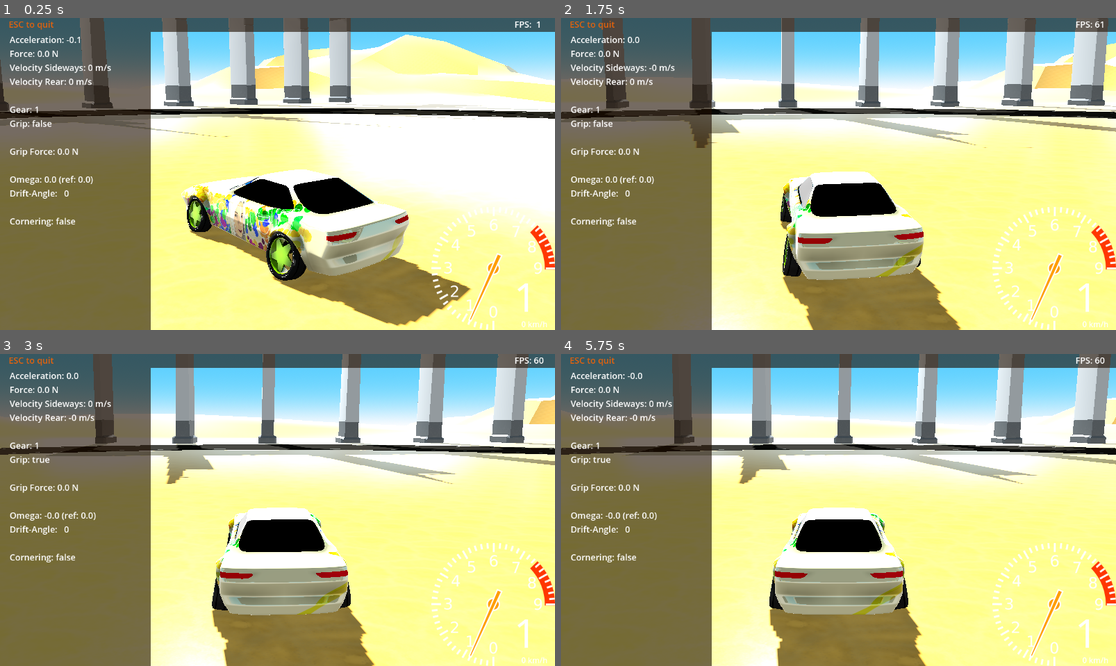
Above: before the commit, frames 1-4 (two rows, left to right).
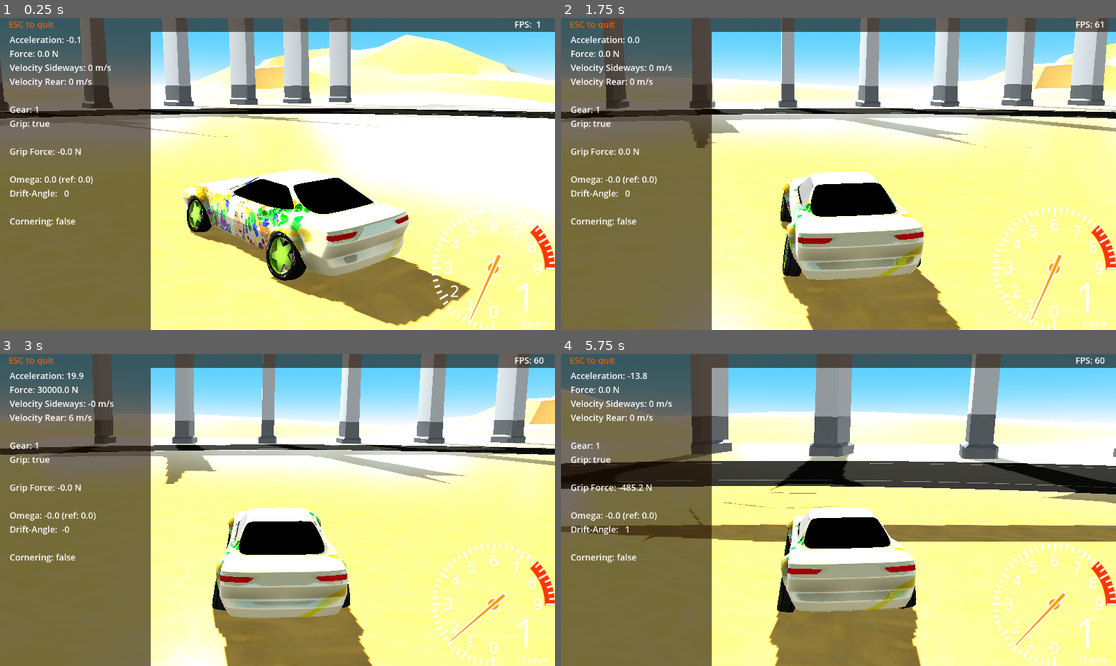
Above: after the commit, the same moments.

Repository: tomaga-dev/DriftCarG4
Game: Godot game, scene res://Scenes/Start.tscn
Same seed, same stepped clock (60 frames per second), same inputs: the game is played once before the commit and once after it.
Inputs:
- Up to frame 1 (0.25 s): no input
- Up to frame 2 (1.75 s): hold Right (controller_right) 0.53-1.28 s; hold Down (controller_brake) from 1.28 s (still down)
- Up to frame 3 (3 s): release Down (controller_brake) at 2.03 s; hold Right (controller_right) 2.03-2.78 s; hold Up (controller_accelerate) from 2.78 s (still down)
- Up to frame 4 (5.75 s): release Up (controller_accelerate) at 3.53 s; hold Left (controller_left) 3.53-5.03 s; hold Down (controller_brake) from 5.03 s (still down)

The runs differ from the first frame. In frame 1, 0.3% of the frame differs, in the area x 5-66%, y 32-86%; in frame 2, 0.2%; in frame 3, 4.7%; in frame 4, 37%, in the area x 0-100%, y 0-100%.
Error before the commit: Attempt to call function 'reset' in base 'null instance' on a null instance. (res://Scenes/VehicleController/VehicleController.gd:83)

Commit message:
Code has been simplified and improved
Returning from drift mode to regular steering is now quicker. The drift
controller is not necessary anymore. One can now apply a boost when
drifting.

Diff:
--- a/Drift Car/Scenes/VehicleController/VehicleController.gd
+++ b/Drift Car/Scenes/VehicleController/VehicleController.gd
@@ -2,9 +2,10 @@
 
 class_name VehicleController
 
-signal query_driver(car_of_driver: VehicleController, rev_normalized: float)
+signal query_driver(vehicle: VehicleController, rev_normalized: float)
 
 @export var max_force: float = 20000
+@export var boost_factor: float = 1.5
 @export var rev_min: float = 1
 @export var rev_multiplier: float = 5 # Higher values result in higher revs.
 @export var rev_normalized_max: float = 1
@@ -12,7 +13,7 @@
 @export var vmax_wheel_spin: float = 6
 @export var force_curve: Curve
 @export var omega_curve: Curve
-@export var omega_max: float = 0.5
+@export var omega_max: float = 0.3
 @export var omega_max_drift: float = 0.9
 @export var spring_distance_max_in: float = 0.07
 @export var spring_distance_max_out: float = 0.14
@@ -20,9 +21,9 @@
 @export var spring_constant: float = 42214
 @export var spring_damping: float = 7904
 
+@onready var tail_lights_controller: Node = get_node("TailLightsController")
 @onready var steering_controller: Node = get_node("SteeringController")
 @onready var drift_controller = get_node("DriftController")
-@onready var grip_controller = get_node("GripController")
 @onready var omega_controller: Node = get_node("OmegaController")
 @onready var anti_roll_controller: Node = get_node("AntiRollController")
 @onready var gearbox: Node = get_node("GearBox")
@@ -36,7 +37,6 @@
 
 var vehicle_state = VehicleState.new()
 var wheel_state = WheelState.new()
-var max_grip_angle_degree: float = 1
 var brake_value: float = 20000
 var on_ground: bool = false
 var has_grip: bool = false
@@ -46,12 +46,16 @@
 var omega_reference: float
 var wheelbase: float
 var turn_radius: float
+var front_rolling_measurement: float
+var anti_roll_force: float
 var velocity_measurement: float
 var acceleration_measurement: float
 var acceleration_force: float
 var is_cornering: bool
 var rev_normalized: float
 var rev: float
+var apply_boost: bool
+var current_force: float
 
 
 func _ready():
@@ -71,31 +75,33 @@
 	var torque_vector: Vector3
 	var vehicle_velocity_magnitude: float = linear_velocity.length()
 	var vehicle_rotation = Quaternion(transform.basis)
+	vehicle_state.update(vehicle_rotation, linear_velocity)
+	var steering: float = vehicle_state.drift_angle_measurement
+	apply_boost = false
+	current_force = 0
 	on_ground = update_suspension(delta, vehicle_rotation)
 	rev_normalized = motor.update_state(self)
 	rev = rev_normalized * rev_multiplier
 	sound_emitter.update_motor_sound(self)
 	emit_signal("query_driver", self, rev_normalized)
+	tail_lights_controller.show_brake_light(false)
 	if !on_ground:
 		has_grip = false
 		grip_force = steering_controller.reset()
 		drift_controller.reset()
-		grip_controller.reset()
 		omega_controller.reset()
 		return
-	offset_drive = vehicle_rotation * driving_force_position
-	vehicle_state.update(vehicle_rotation, linear_velocity)
+	offset_drive = to_global(driving_force_position) - transform.origin
 	acceleration_measurement = (vehicle_velocity_magnitude - velocity_measurement) / delta
 	velocity_measurement = vehicle_velocity_magnitude
 	gearbox.select_gear(vehicle_velocity_magnitude, driver.did_accelerate)
-	var steering: float = vehicle_state.drift_angle_measurement
 	turn_radius = get_turn_radius(vehicle_velocity_magnitude)
 	if driver.did_accelerate:
 		if driver.did_steer_left || driver.did_steer_right:
 			if is_cornering:
 				has_grip = false
 		else:
-			if vehicle_state.drift_angle_measurement > deg_to_rad(-max_grip_angle_degree) && vehicle_state.drift_angle_measurement < deg_to_rad(max_grip_angle_degree):
+			if is_drift_agle_below(deg_to_rad(1)):
 				has_grip = true
 				is_cornering = false
 	else:
@@ -103,9 +109,10 @@
 			is_cornering = true
 		else:
 			is_cornering = false
+			if is_drift_agle_below(deg_to_rad(9)) || is_zero_approx(omega_reference):
+				has_grip = true
 	if has_grip:
 		drift_controller.reset()
-		grip_controller.reset()
 		steering = asin(wheelbase / turn_radius)
 		control_omega(delta, vehicle_velocity_magnitude, omega_max, 2)
 		apply_steering_force(vehicle_rotation)
@@ -116,10 +123,10 @@
 			apply_drift_force(vehicle_rotation)
 		else:
 			drift_controller.reset()
-			grip_force = grip_controller.reset()
+			grip_force = 0
 			steering = asin(wheelbase / turn_radius)
-			control_omega(delta, vehicle_velocity_magnitude, omega_max_drift, 3)
-			apply_drift_force(vehicle_rotation)
+			control_omega(delta, vehicle_velocity_magnitude, omega_max_drift, 5)
+			apply_steering_force(vehicle_rotation)
 	if driver.did_accelerate:
 		accelerate()
 		if vehicle_state.velocity_rear_axis < vmax_wheel_spin:
@@ -136,6 +143,11 @@
 	wheel_state.update(delta, vehicle_state.velocity_front_axis, vehicle_state.velocity_rear_axis)
 	update_wheel_rotation(delta, steering)
 
+func is_drift_agle_below(angle: float):
+	if vehicle_state.drift_angle_measurement > -angle && vehicle_state.drift_angle_measurement < angle:
+		return true
+	return false
+
 func control_omega(delta: float, velocity: float, omega_wanted: float, time_factor: float):
 	var value: float = omega_curve.sample(velocity)
 	if driver.did_steer_left:
@@ -155,31 +167,29 @@
 	apply_force(grip_force_vector, offset_drive)
 
 func adjust_cornering(delta: float):
+	apply_boost = true
 	if driver.did_steer_left:
-		if omega_reference < 0:
-			omega_reference = lerp(omega_reference, omega_max_drift, 0.5 * delta)
-		else:
-			omega_reference = lerp(omega_reference, omega_max_drift, 5 * delta)
+		if omega_reference < 0: # countersteer
+			omega_reference = lerp(omega_reference, omega_max_drift, 1.2 * delta)
+		else:
+			omega_reference = lerp(omega_reference, omega_max_drift, 8 * delta)
 	else: if driver.did_steer_right:
-		if omega_reference > 0:
-			omega_reference = lerp(omega_reference, -omega_max_drift, 0.5 * delta)
-		else:
-			omega_reference = lerp(omega_reference, -omega_max_drift, 5 * delta)
-	else:
-		if !is_cornering:
-			omega_reference = lerp(omega_reference, 0.0, 5 * delta)
+		if omega_reference > 0: # countersteer
+			omega_reference = lerp(omega_reference, -omega_max_drift, 1.2 * delta)
+		else:
+			omega_reference = lerp(omega_reference, -omega_max_drift, 8 * delta)
+	else:
+		if is_cornering:
+			omega_reference = lerp(omega_reference, 0.0, 0.1 * delta)
+		else:
+			omega_reference = 0
 
 func apply_drift_force(vehicle_rotation: Quaternion):
 	if !vehicle_state.vehicle_moving_forward:
 		drift_controller.reset()
-		grip_force = grip_controller.reset()
-		return
-	if is_zero_approx(omega_reference):
-		grip_force = grip_controller.adjust(0, vehicle_state.velocity_sideways)
-		drift_controller.reset()
+		grip_force = 0
 	else:
 		grip_force = drift_controller.adjust(0, vehicle_state.velocity_sideways)
-		grip_controller.reset()
 	var direction: Vector3 = vehicle_rotation * Vector3.LEFT
 	var grip_force_vector: Vector3 = direction * grip_force
 	apply_force(grip_force_vector, offset_drive)
@@ -195,6 +205,9 @@
 		return
 	var vmax: float = gearbox.get_vmax()
 	acceleration_force = gearbox.force_max_value[gearbox.gear - 1] * force_curve.sample(velocity_measurement / vmax)
+	if apply_boost:
+		acceleration_force *= boost_factor
+	current_force = acceleration_force
 	var force_vector: Vector3 = vehicle_state.vehicle_direction * acceleration_force
 	apply_force(force_vector, offset_drive)
 
@@ -214,20 +227,21 @@
 	else:
 		brake_force = brake_value * linear_velocity
 	apply_force(-brake_force, offset_drive)
+	tail_lights_controller.show_brake_light(true)
 
 func get_turn_radius(vehicle_velocity_magnitude: float) -> float:
 	var radius: float
 	var radius_min: float = 1.1 * wheelbase
-	if angular_velocity.y > 0:
-		radius = min(999, vehicle_velocity_magnitude / angular_velocity.y)
-		if radius < radius_min:
-			radius = radius_min
-	else: if angular_velocity.y < 0:
-		radius = max(-999, vehicle_velocity_magnitude / angular_velocity.y)
-		if radius > -radius_min:
-			radius = -radius_min
-	else:
-		radius = 999
+	radius = 999
+	if vehicle_velocity_magnitude > 0.05:
+		if angular_velocity.y > 0:
+			radius = min(999, vehicle_velocity_magnitude / angular_velocity.y)
+			if radius < radius_min:
+				radius = radius_min
+		else: if angular_velocity.y < 0:
+			radius = max(-999, vehicle_velocity_magnitude / angular_velocity.y)
+			if radius > -radius_min:
+				radius = -radius_min
 	if radius > -radius_min && radius < radius_min:
 		print_debug("turn radius?")
 	return radius
@@ -235,8 +249,8 @@
 func update_suspension(delta: float, vehicle_rotation: Quaternion) -> bool:
 	var contact_front: bool
 	var contact_rear: bool
-	var front_rolling_measurement: float = fl.spring_distance - fr.spring_distance
-	var anti_roll_force: float = anti_roll_controller.adjust(0, front_rolling_measurement)
+	front_rolling_measurement = fl.spring_distance - fr.spring_distance
+	anti_roll_force = anti_roll_controller.adjust(0, front_rolling_measurement)
 	contact_front = fl.add_spring_force(delta, self, -anti_roll_force, vehicle_rotation)
 	contact_front = fr.add_spring_force(delta, self, anti_roll_force, vehicle_rotation) && contact_front
 	contact_rear = rl.add_spring_force(delta, self, 0, vehicle_rotation)
